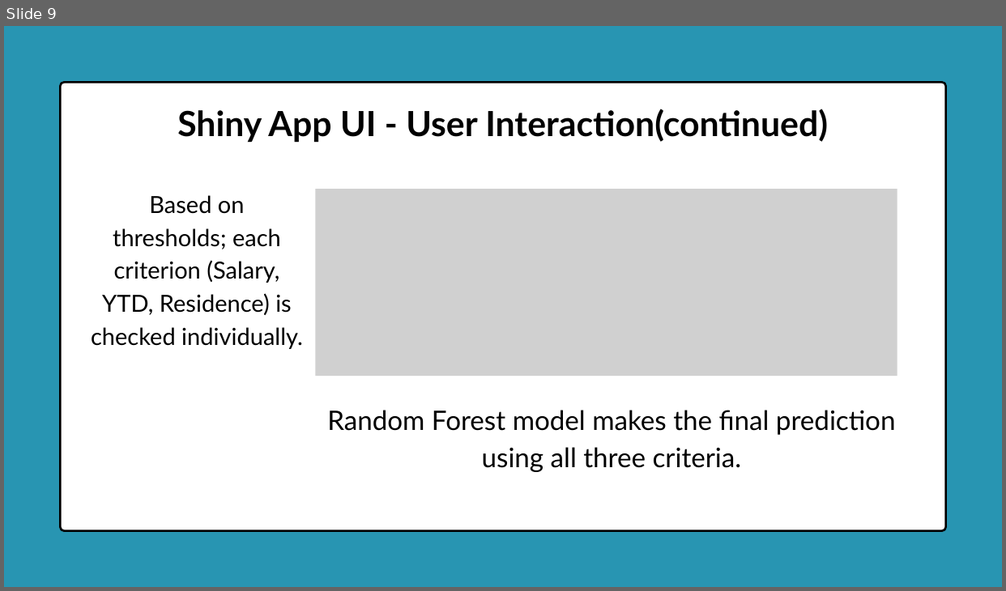
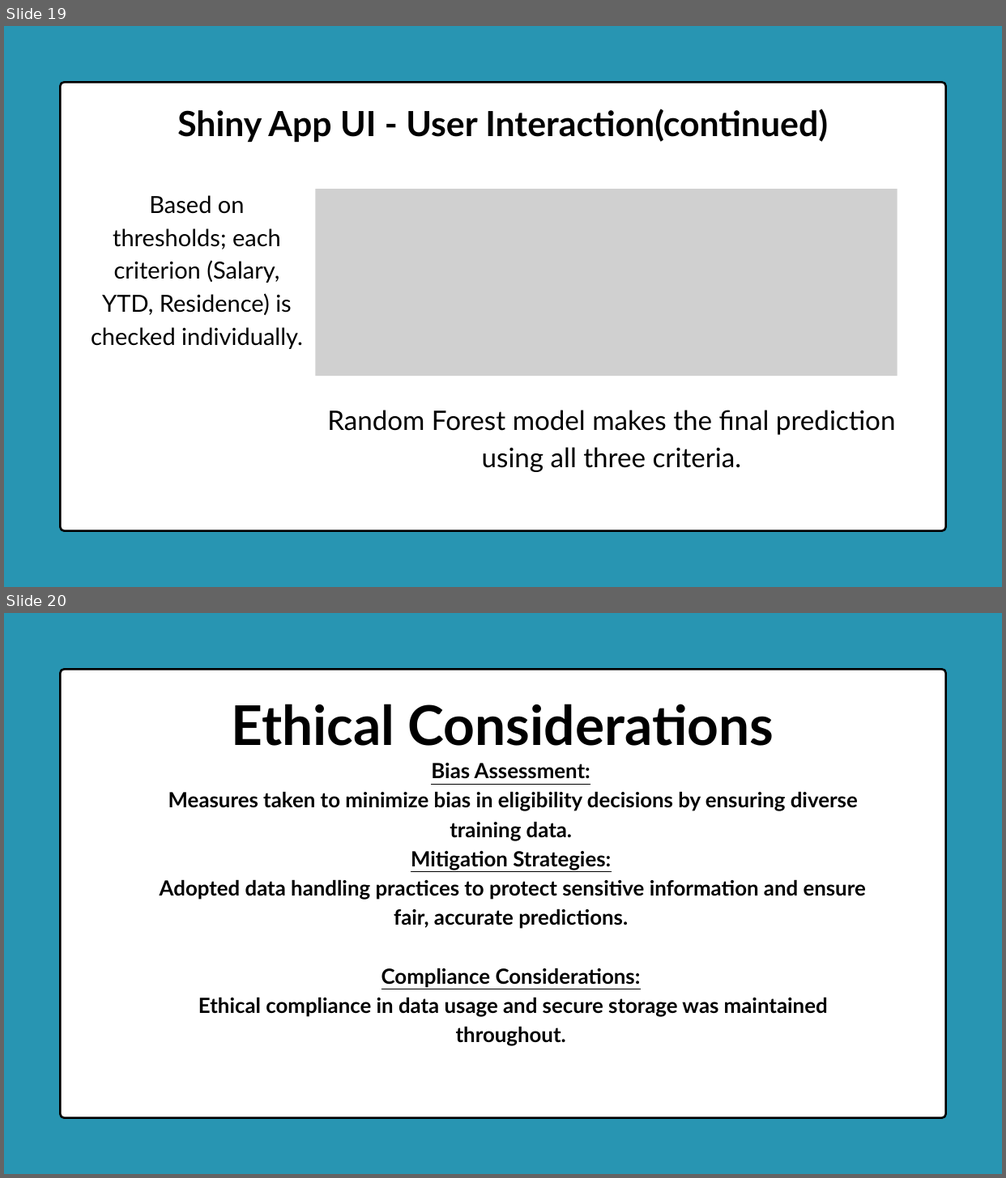
Before and after one commit to Delight-Chipiro/Customer_Eligibility_System, a slide deck: Documentation/Satellite Service Eligibility Checker.pptx. Shown one above the other, each under a label of ours: slide 9 before the commit, slides 19 and 20 after it. The pictures are 1006x591 and 1006x1178 pixels, drawn with LibreOffice and Linux fonts; fonts in the diff are those of the drawing; grey boxes stand for pictures. Boxes give left, top, right and bottom in pixels: in the first picture for what was removed or moved away, otherwise in the second. Text is boxed around its words. In the diff, an @@ line names an element or a change of style, - is before the commit and + after.

```diff
--- a/Documentation/Satellite Service Eligibility Checker.pptx
+++ b/Documentation/Satellite Service Eligibility Checker.pptx
@@ slide 20 added at bbox=[4, 613, 1002, 1174], background #2895B2 @@
@@ freeform shape added at bbox=[60, 669, 945, 1118], fill #FFFFFF, outline #000000 3 pt @@
@@ text added at bbox=[232, 704, 774, 746], 79.1 pt, text #000000, bold @@
+Ethical Considerations
@@ text added at bbox=[160, 763, 866, 1017], 30.2 pt, text #000000, bold @@
+  Bias Assessment:
+  Measures taken to minimize bias in eligibility decisions by ensuring diverse training data.
+  Mitigation Strategies:
+  Adopted data handling practices to protect sensitive information and ensure fair, accurate predictions.
+  Compliance Considerations:
+  Ethical compliance in data usage and secure storage was maintained throughout.
@@ what was slide 9 is now slide 19 @@
```
Also in this commit, not shown: 3 slides changed, 13 other slides added, 1 slide removed.
